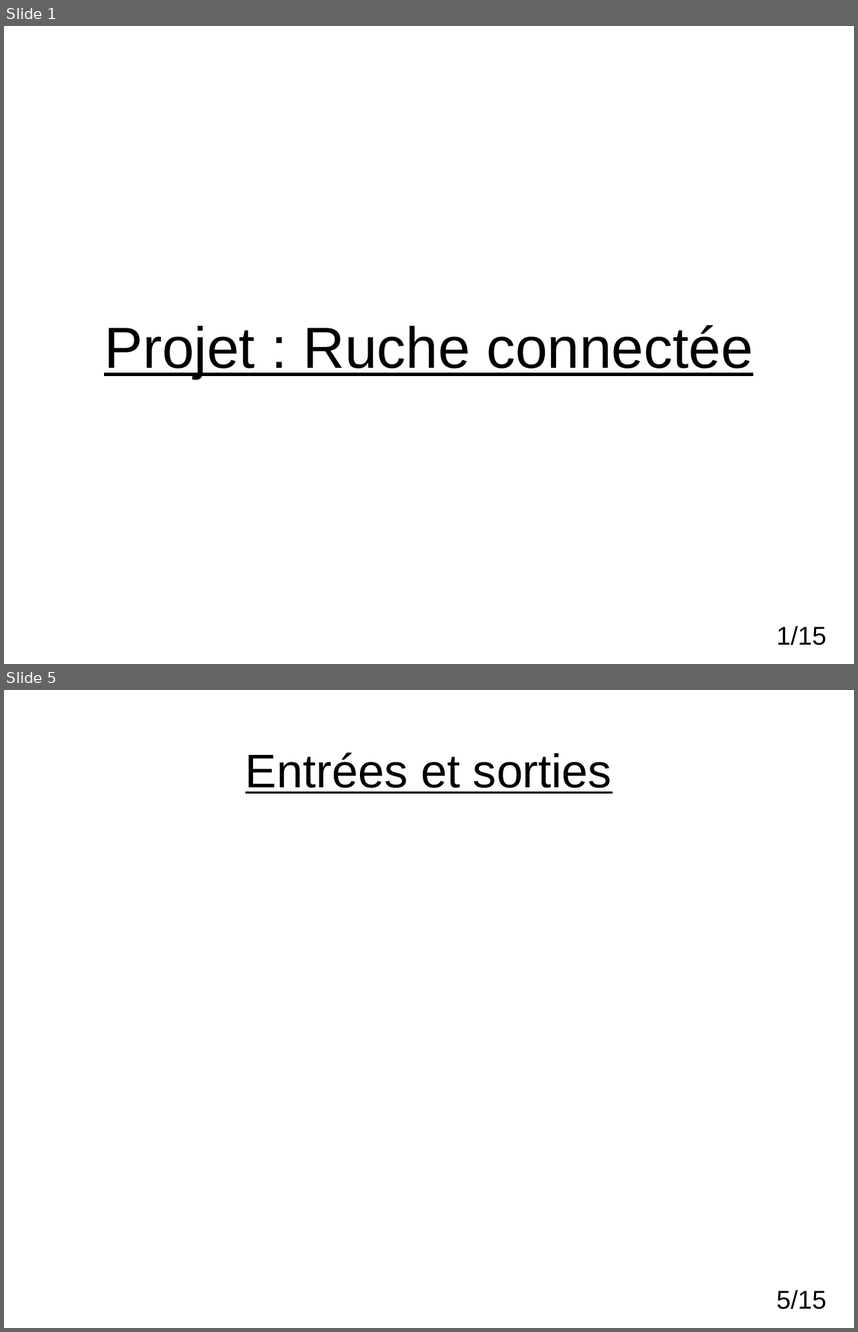
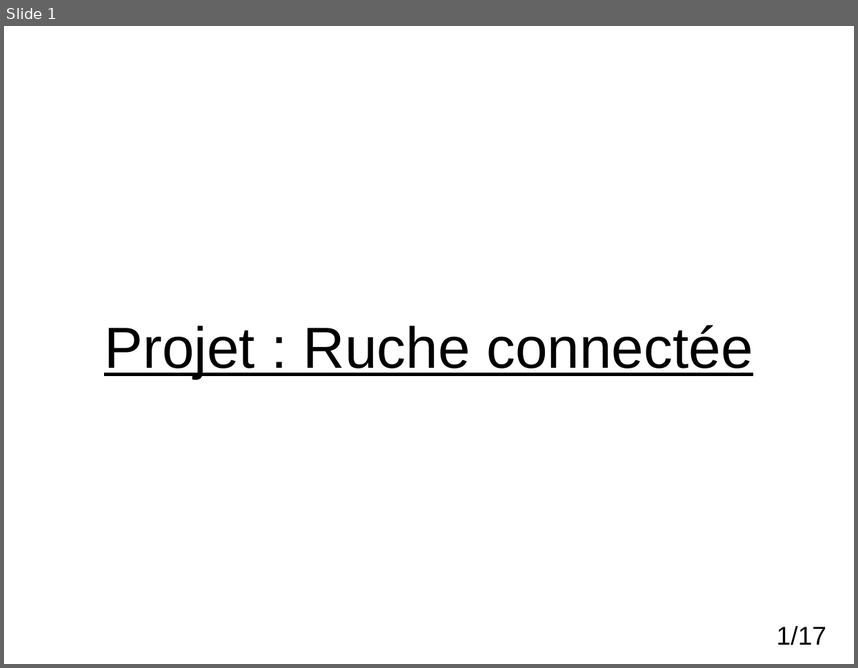
Before and after one commit to nathanderouelle/Projet_Ruche, a slide deck: DiapoRV1.odp. Shown one above the other, each under a label of ours: slides 1 and 5 before the commit, slide 1 after it; the slides between them are not shown. The pictures are 858x1332 and 858x668 pixels, drawn with LibreOffice and Linux fonts; fonts in the diff are those of the drawing; background and template pictures are left out. Boxes give left, top, right and bottom in pixels: in the first picture for what was removed or moved away, otherwise in the second. Text is boxed around its words. In the diff, an @@ line names an element or a change of style, - is before the commit and + after.

```diff
--- a/DiapoRV1.odp
+++ b/DiapoRV1.odp
@@ slide 5 removed at (4,690,854,1328), background #FFFFFF @@
@@ title removed at (245,752,612,793) @@
-Entrées et sorties
@@ page number removed at (777,1290,826,1309) @@
-5/15
@@ page number at (777,626,826,645): text changed @@
-1/15
+1/17
```
Also in this commit, not shown: 2 slides changed, 14 slides added, 11 other slides removed.
